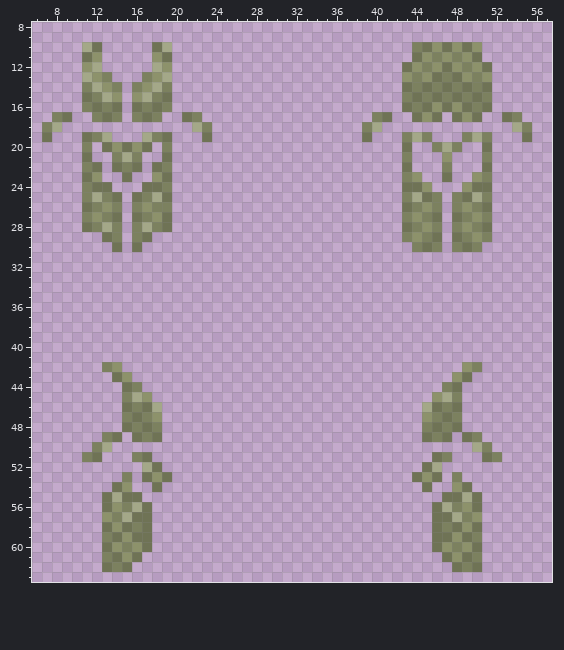
A pixel-art sprite gets an edit: Resources/Textures/Nuclear14/Clothing/Uniforms/FalloutSuits/tribal.rsi/equipped-INNERCLOTHING.png. Above, as it was before the edit.
The file is 64x64 pixels. Shown: x 6..57, y 8..63.
New version:
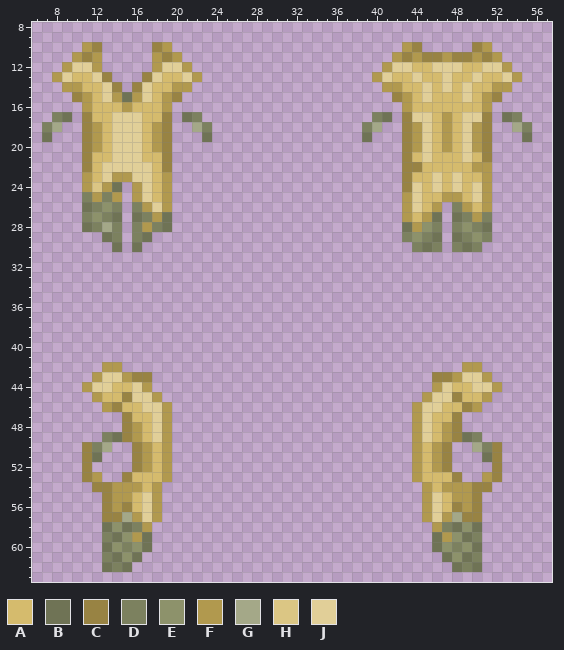
Palette (. is transparent): A #d5bb6d  B #6f7355  C #988343  D #7c815f  E #8d926b  F #b1994e  G #a4a888  H #dbc684  J #e1cf98
What changed:
Changed rows in their new state; - is an unchanged pixel.
first column x 8:
10 ---FC-----CF-----------------------FC.....CF---
11 --FCF-----FCF---------------------FCFCCFCCFCF--
12 -FJJF-----FJJF-------------------FJJAAJJJAAJJF-
13 FJAAJC---CJAAJF-----------------FJAAJAAJAAJAAJF
14 -FFAAJC-CJAAFF-------------------FFAAJAJAJAAFF-
15 --CFAJFBFJAFC---------------------CFAJAAAJAFC--
16 ---FAAAFAAAF-----------------------FAAAAAAAF---
17 ---CAAJJJAAC-----------------------CJJAFAJJC---
18 ---CFAJJJAFC-----------------------CFJAFAJFC---
19 ---CFAJJJAFC-----------------------CFJAFAJFC---
20 ---CFAJJJAFC-----------------------CFJAFAJFC---
21 ---CAAJJJAAC-----------------------CAJAAAJAC---
22 ---CAJJJJJAC-----------------------CCAAAAAFF---
23 ---FAJFFJJAF-----------------------CAAJAJAAF---
24 ---FHFB-FJAF-----------------------CJAJAJAJF---
25 ----F-F-FJAF-----------------------FJAAFFAJF---
26 ---------FJF-----------------------FJAF--FAF---
27 ----------F------------------------FAF----F----
28 ---------F--------------------------F----------
first column x 11:
42 --FF----------------------------------FF--
43 -FJJFCC----------------------------CCFJJF-
44 FJJAAJF----------------------------FJAAJJF
45 -FAACJJF--------------------------FJJCAAF-
46 --FCAAJJF------------------------FJJAACF--
47 ----CAAJF------------------------FJAAC----
48 ----CFAJF------------------------FJAFC----
49 ----CFAJF------------------------FJAFC----
50 C----CFAF------------------------FAFC----C
51 C----CFAF------------------------FAFC----C
52 C----CFAF------------------------FAFC----C
53 CF--CAAAF------------------------FAAAC--FC
54 -CCFFFAF--------------------------FAFFFCC-
55 --CFFAJF--------------------------FJAFFC--
56 --CFCAJF--------------------------FJACFC--
57 --CC-FJF--------------------------FJF-CC--
58 ------F----------------------------F------
59 -----F------------------------------F-----
Pixel boxes of the changes (left, top, right, bottom) in both pictures:
changed: (52, 42, 202, 232)
changed: (372, 42, 522, 232)
changed: (82, 362, 172, 542)
changed: (412, 362, 502, 542)
